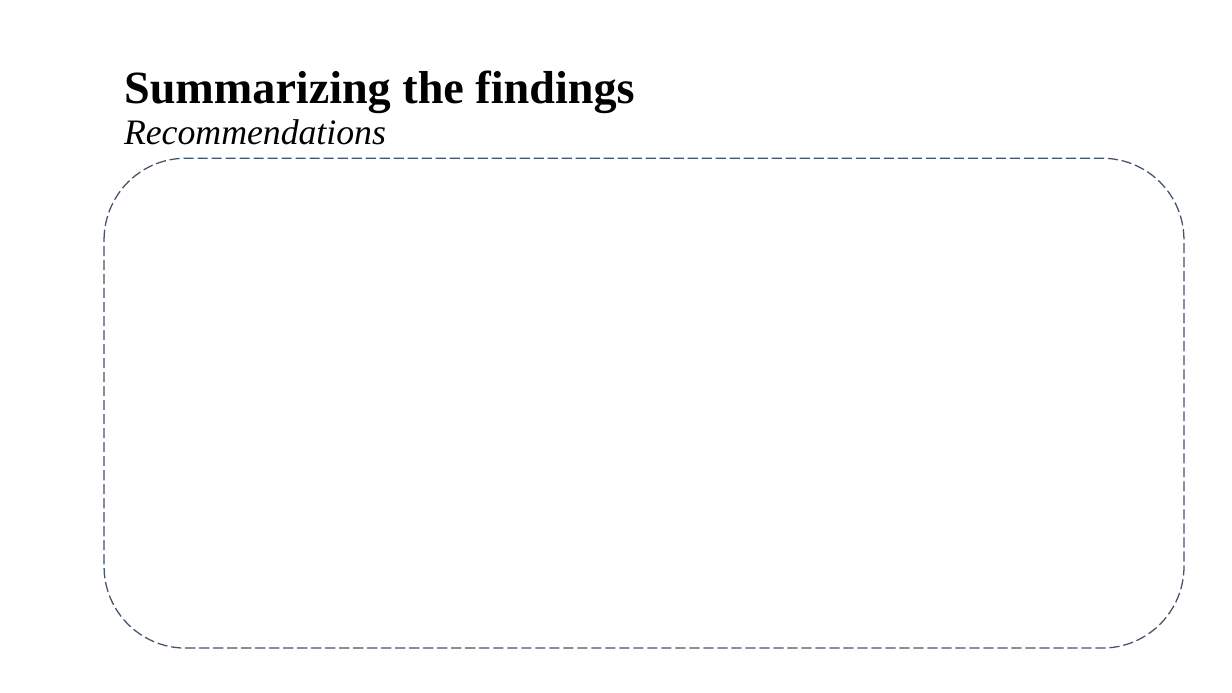
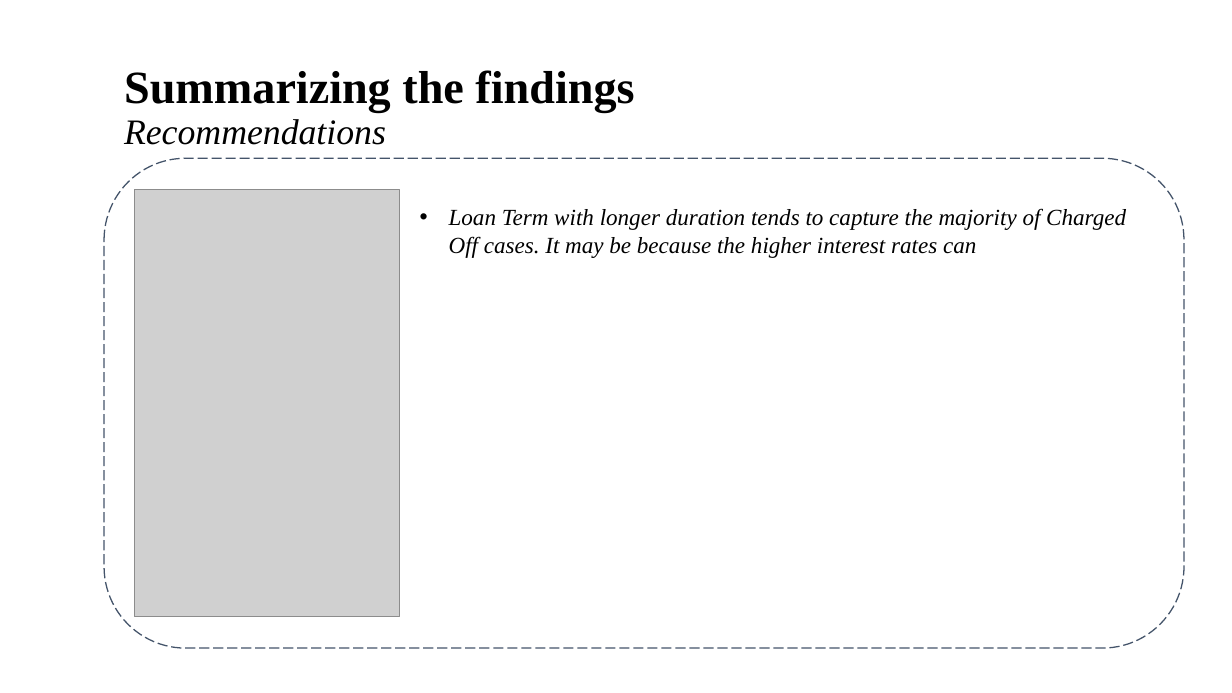
Before and after one commit to brijesh1100/P2-Gramener-Case-Study, a slide deck: slide 18 of Gramener_Case_Study_Presentation_SS.pptx (slide 13 before the commit). Drawn at 1232x693 pixels with LibreOffice and Linux fonts; fonts in the diff are those of the drawing; grey boxes stand for pictures; background and template pictures are left out. Boxes give left, top, right and bottom in pixels: in the first picture for what was removed or moved away, otherwise in the second. Text is boxed around its words. In the diff, an @@ line names an element or a change of style, - is before the commit and + after.

```diff
--- a/Gramener_Case_Study_Presentation_SS.pptx
+++ b/Gramener_Case_Study_Presentation_SS.pptx
@@ picture added at (134,189,399,616) @@
@@ text added at (449,209,1126,258), 18 pt, text #000000, italic @@
+• Loan Term with longer duration tends to capture the majority of Charged Off cases. It may be because the higher interest rates can
```
Also in this commit, not shown: 5 other slides changed, 5 slides added.
